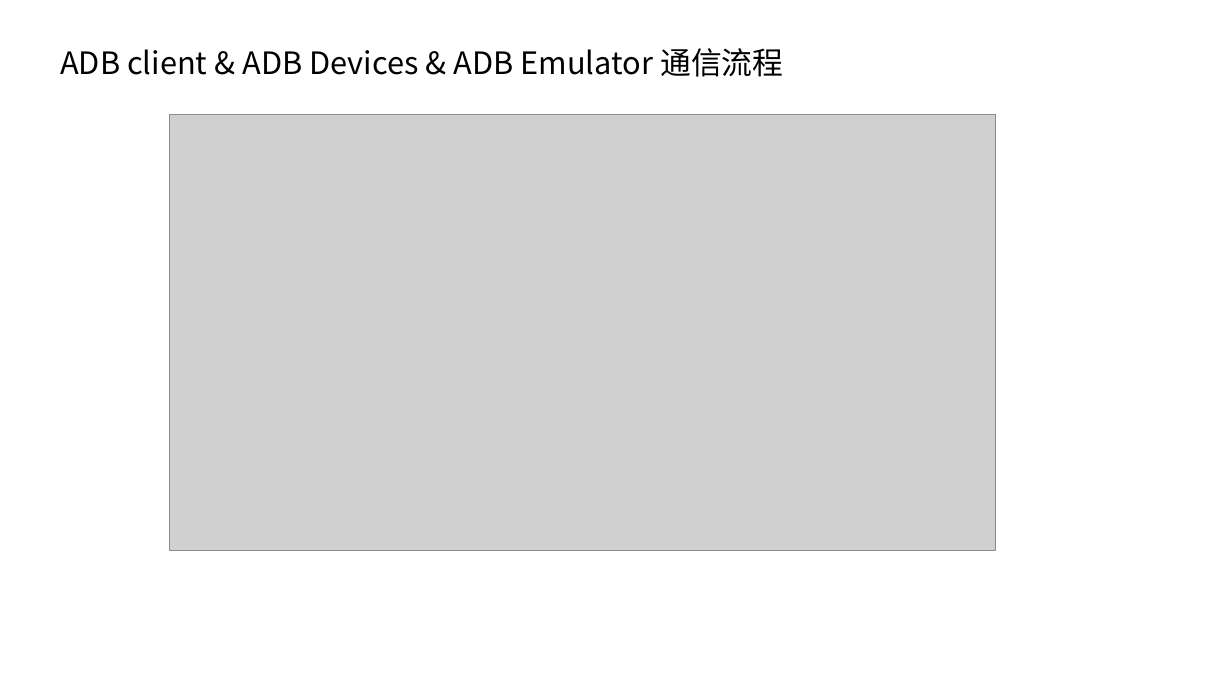
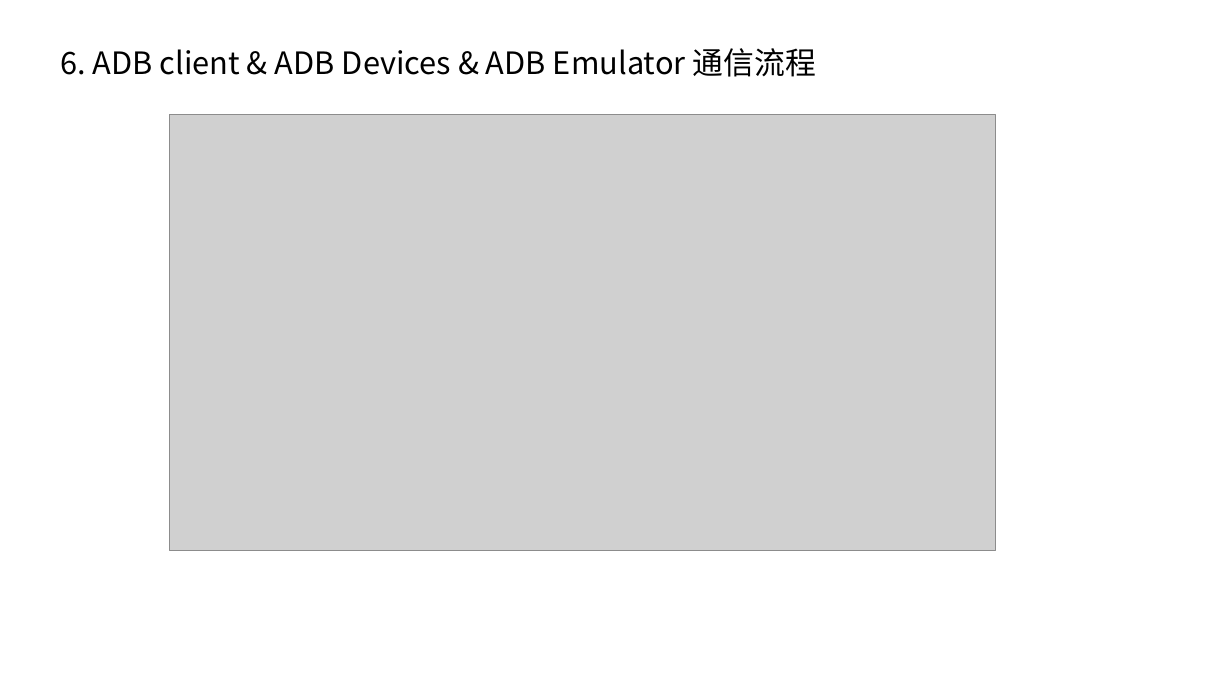
Before and after one commit to phybio/adb, a slide deck: slide 16 of adb.pptx (slide 15 before the commit). Drawn at 1232x693 pixels with LibreOffice and Linux fonts; fonts in the diff are those of the drawing; grey boxes stand for pictures; background and template pictures are left out. Boxes give left, top, right and bottom in pixels: in the first picture for what was removed or moved away, otherwise in the second. Text is boxed around its words. In the diff, an @@ line names an element or a change of style, - is before the commit and + after.

```diff
--- a/adb.pptx
+++ b/adb.pptx
@@ title at bbox=[60, 48, 816, 77]: text changed @@
-ADB client & ADB Devices & ADB Emulator 通信流程
+6. ADB client & ADB Devices & ADB Emulator 通信流程
```
Also in this commit, not shown: 17 other slides changed, 2 slides added.
